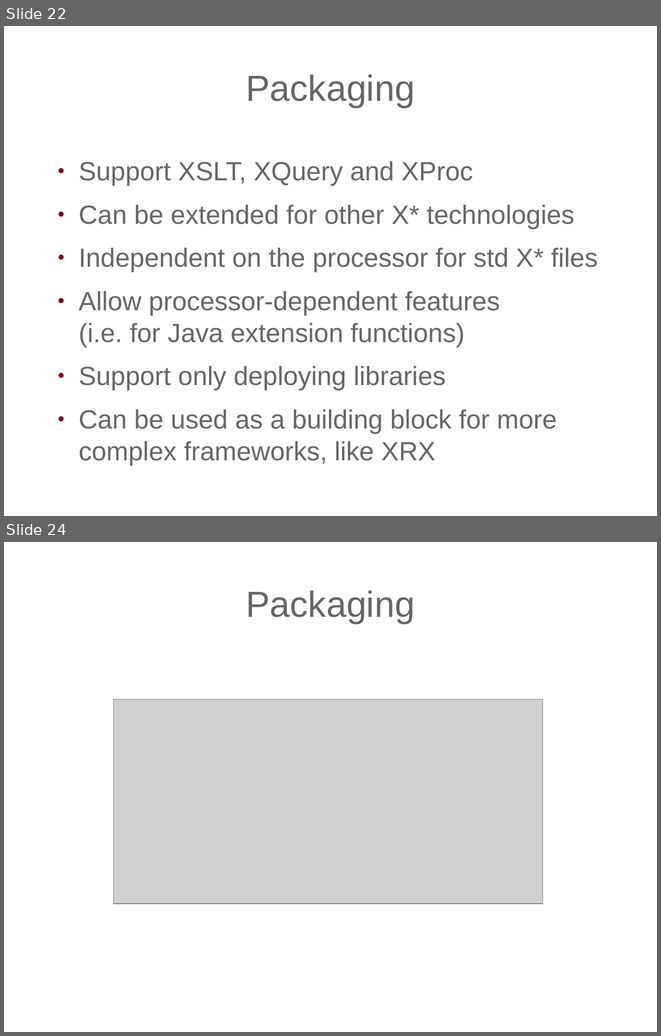
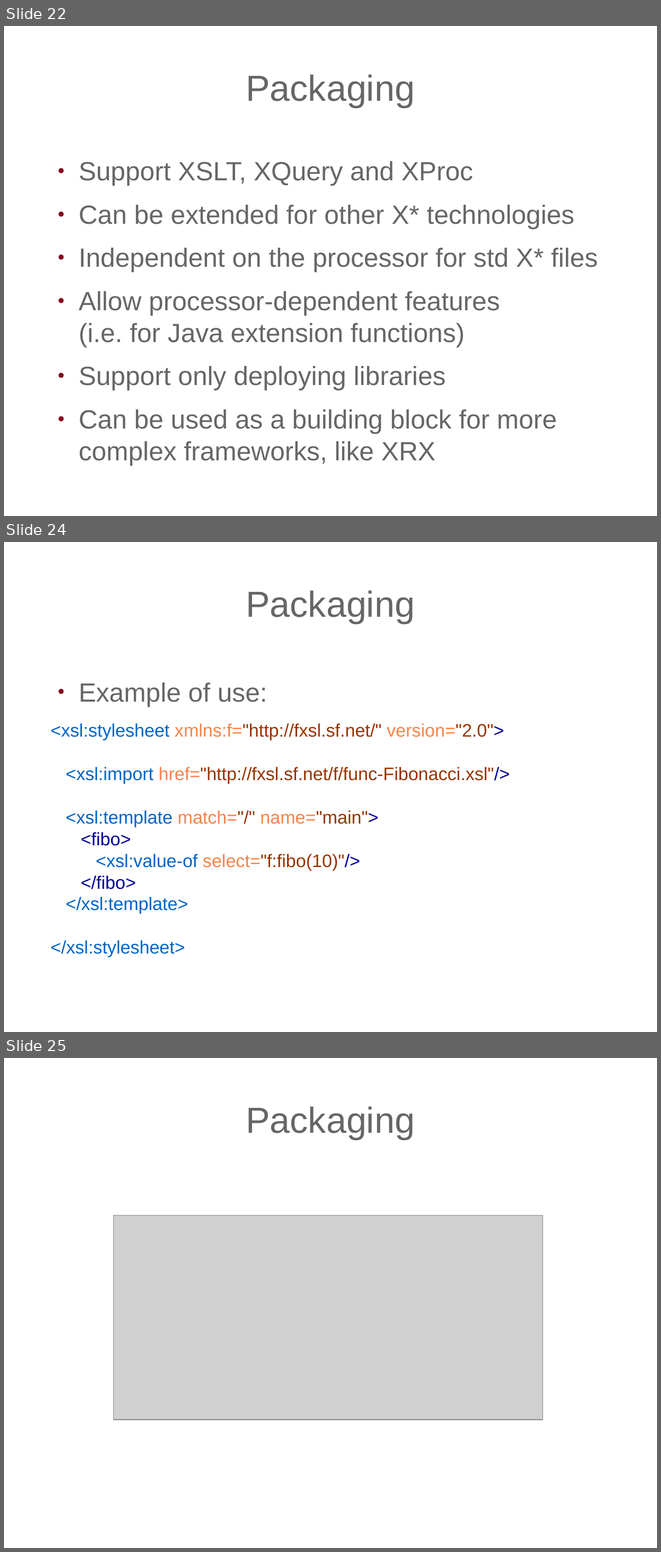
Before and after one commit to expath/expath-www, a slide deck: misc/2009-balisage/presentation/balisage-expath.odp. Shown one above the other, each under a label of ours: slides 22 and 24 before the commit, slides 22, 24 and 25 after it; the slides between them are not shown. The pictures are 661x1036 and 661x1552 pixels, drawn with LibreOffice and Linux fonts; fonts in the diff are those of the drawing; grey boxes stand for pictures; background and template pictures are left out. Boxes give left, top, right and bottom in pixels: in the first picture for what was removed or moved away, otherwise in the second. Text is boxed around its words. In the diff, an @@ line names an element or a change of style, - is before the commit and + after.

```diff
--- a/misc/2009-balisage/presentation/balisage-expath.odp
+++ b/misc/2009-balisage/presentation/balisage-expath.odp
@@ slide 24 added at [4,542,657,1032], background picture (left out) @@
@@ title added at [246,590,415,623], 44 pt, text #666666 @@
+Packaging
@@ text added at [51,682,510,957], 22 pt, text #993300 @@
+● Example of use:
+<xsl:stylesheet xmlns:f="http://fxsl.sf.net/" version="2.0">
+<xsl:import href="http://fxsl.sf.net/f/func-Fibonacci.xsl"/>
+<xsl:template match="/" name="main">
+<fibo>
+<xsl:value-of select="f:fibo(10)"/>
+</fibo>
+</xsl:template>
+</xsl:stylesheet>
@@ what was slide 24 is now slide 25 @@
```
Also in this commit, not shown: 1 slide changed, 1 other file.
